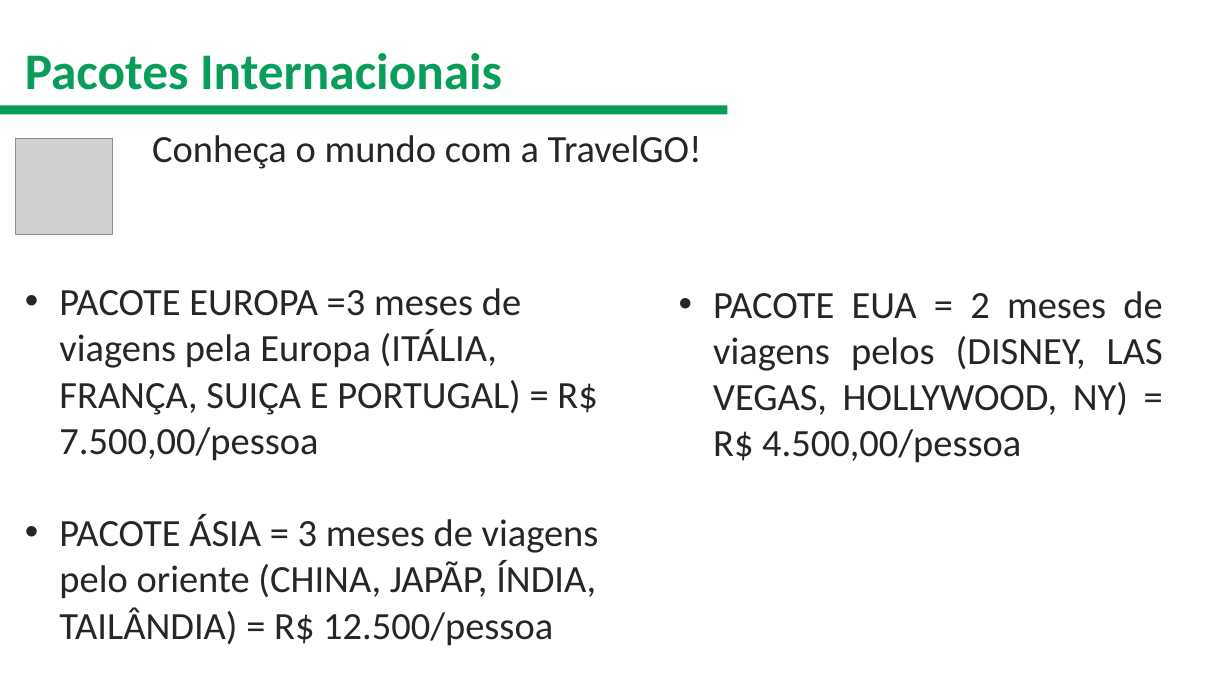
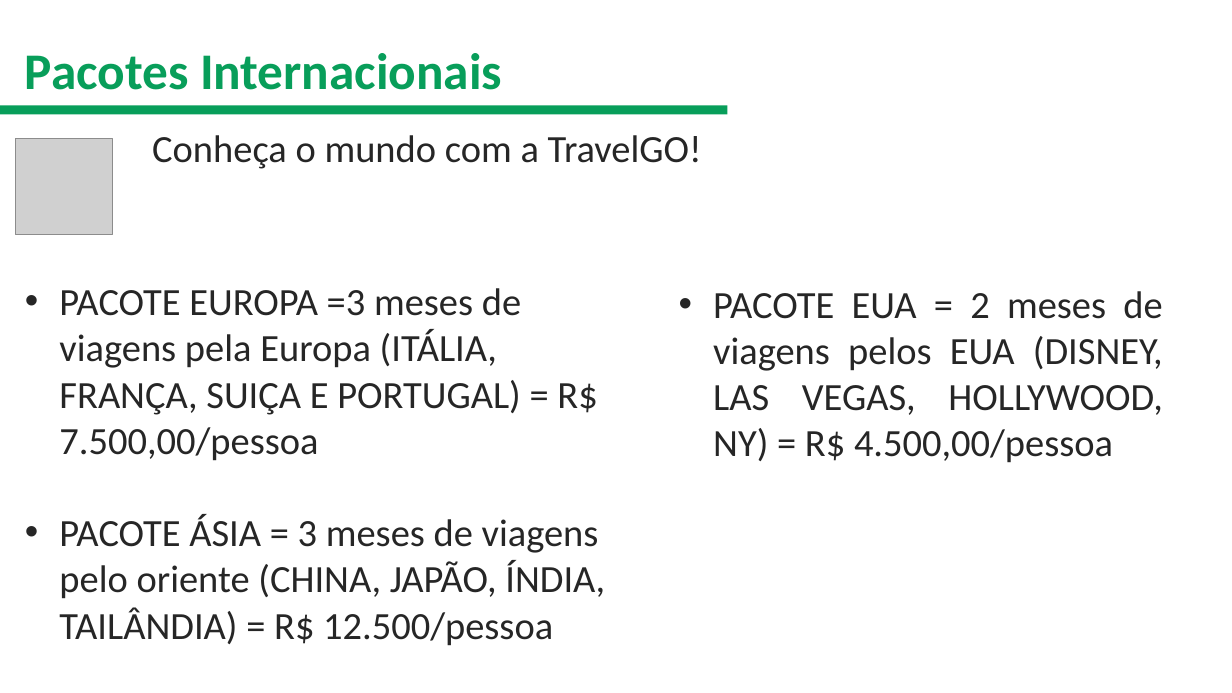
Before and after one commit to zmdy/aulas, a slide deck: slide 16 of source/assets/content/administracao/modulo-02/modelo-slide-tcm.pptx (slide 13 before the commit). Drawn at 1232x693 pixels with LibreOffice and Linux fonts; fonts in the diff are those of the drawing; grey boxes stand for pictures; background and template pictures are left out. Boxes give left, top, right and bottom in pixels: in the first picture for what was removed or moved away, otherwise in the second. Text is boxed around its words. In the diff, an @@ line names an element or a change of style, - is before the commit and + after.

```diff
--- a/source/assets/content/administracao/modulo-02/modelo-slide-tcm.pptx
+++ b/source/assets/content/administracao/modulo-02/modelo-slide-tcm.pptx
@@ text at (713,291,1163,463): text changed @@
-• PACOTE EUA = 2 meses de viagens pelos (DISNEY, LAS VEGAS, HOLLYWOOD, NY) = R$ 4.500,00/pessoa
+• PACOTE EUA = 2 meses de viagens pelos EUA (DISNEY, LAS VEGAS, HOLLYWOOD, NY) = R$ 4.500,00/pessoa
@@ text at (59,514,605,646): text changed @@
-• PACOTE ÁSIA = 3 meses de viagens pelo oriente (CHINA, JAPÃP, ÍNDIA, TAILÂNDIA) = R$ 12.500/pessoa
+• PACOTE ÁSIA = 3 meses de viagens pelo oriente (CHINA, JAPÃO, ÍNDIA, TAILÂNDIA) = R$ 12.500/pessoa
```
Also in this commit, not shown: 3 other slides changed, 7 slides added, 50 other files.
